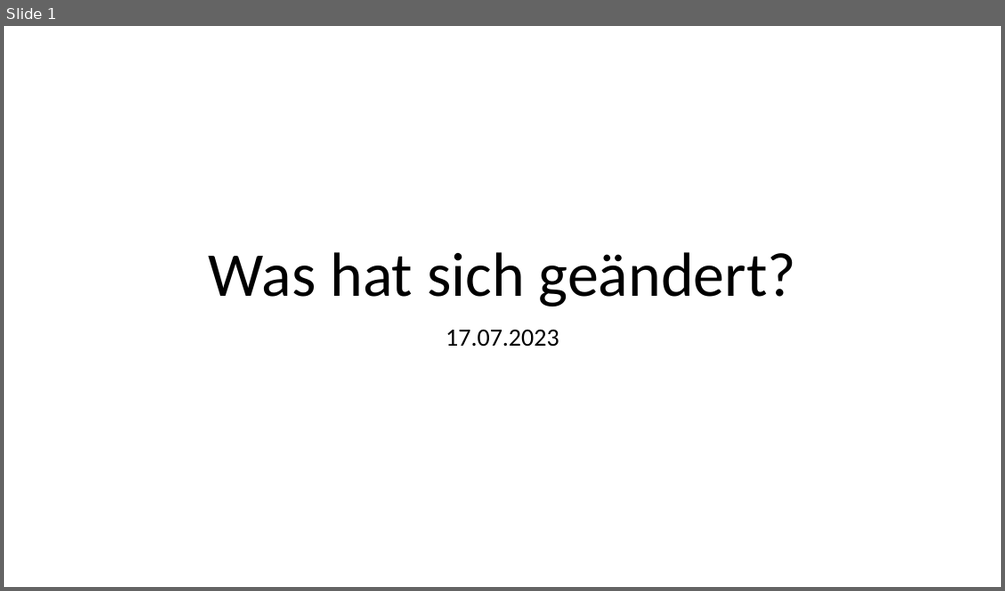
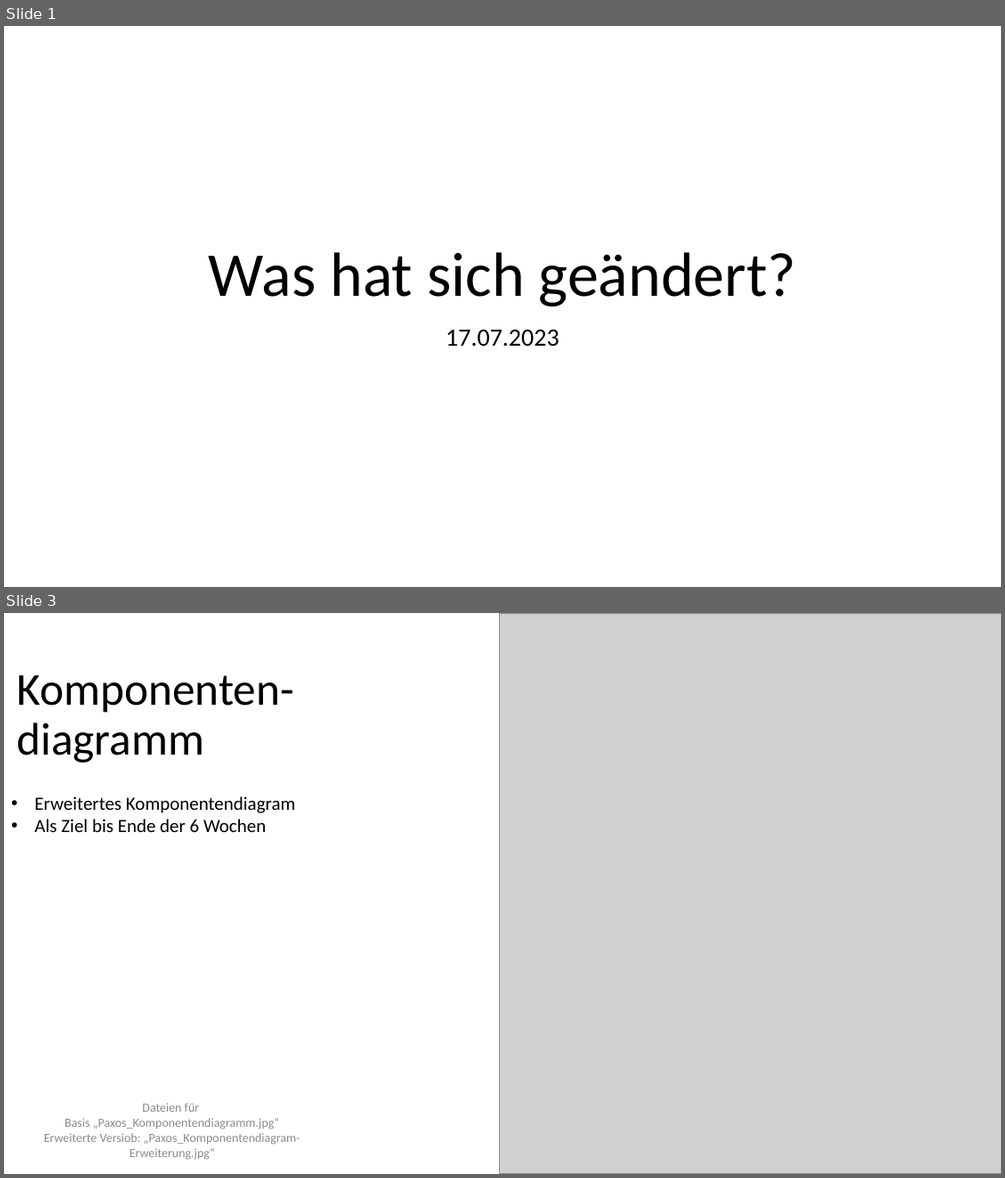
Before and after one commit to AnonyMIkus/sciascid-libpaxos-d255f8b67a32, a slide deck: Vortrag/2023_07_17.pptx. Shown one above the other, each under a label of ours: slide 1 before the commit, slides 1 and 3 after it; the slides between them are not shown. The pictures are 1005x591 and 1005x1178 pixels, drawn with LibreOffice and Linux fonts; fonts in the diff are those of the drawing; grey boxes stand for pictures. Boxes give left, top, right and bottom in pixels: in the first picture for what was removed or moved away, otherwise in the second. Text is boxed around its words. In the diff, an @@ line names an element or a change of style, - is before the commit and + after.

```diff
--- a/Vortrag/2023_07_17.pptx
+++ b/Vortrag/2023_07_17.pptx
@@ slide 3 added at (4, 613, 1001, 1174), background #FFFFFF @@
@@ picture added at (499, 613, 1001, 1174) @@
@@ title added at (17, 675, 295, 763), 44 pt, text #000000 @@
+Komponenten-
+diagramm
@@ text added at (34, 796, 295, 832), 18 pt, text #000000 @@
+• Erweitertes Komponentendiagram
+• Als Ziel bis Ende der 6 Wochen
@@ text added at (44, 1103, 300, 1159), 12 pt, text #8C8C8C @@
+Dateien für
+Basis „Paxos_Komponentendiagramm.jpg“
+Erweiterte Versiob: „Paxos_Komponentendiagram-Erweiterung.jpg“
```
Also in this commit, not shown: 2 slides changed, 1 other slide added, 1 slide removed.
